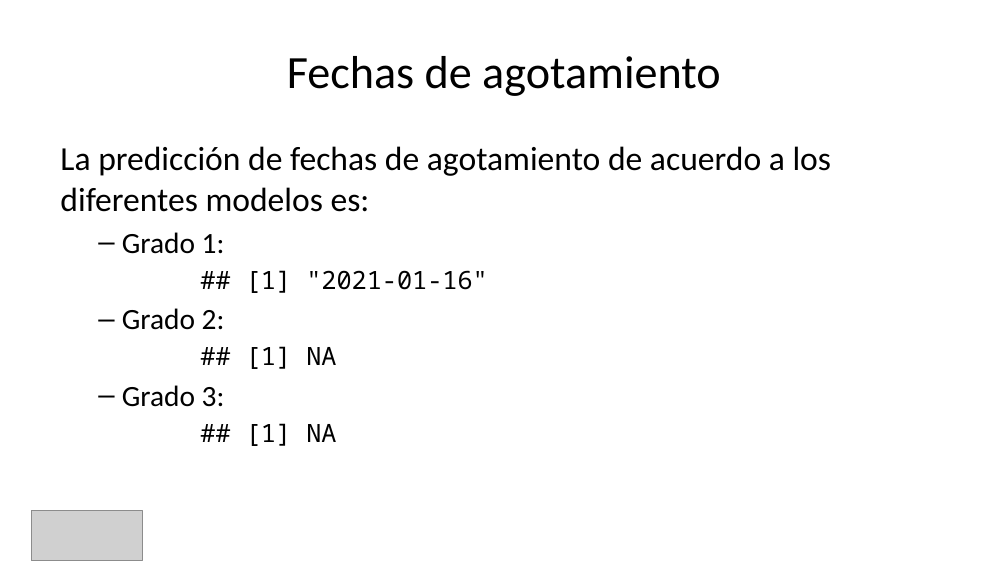
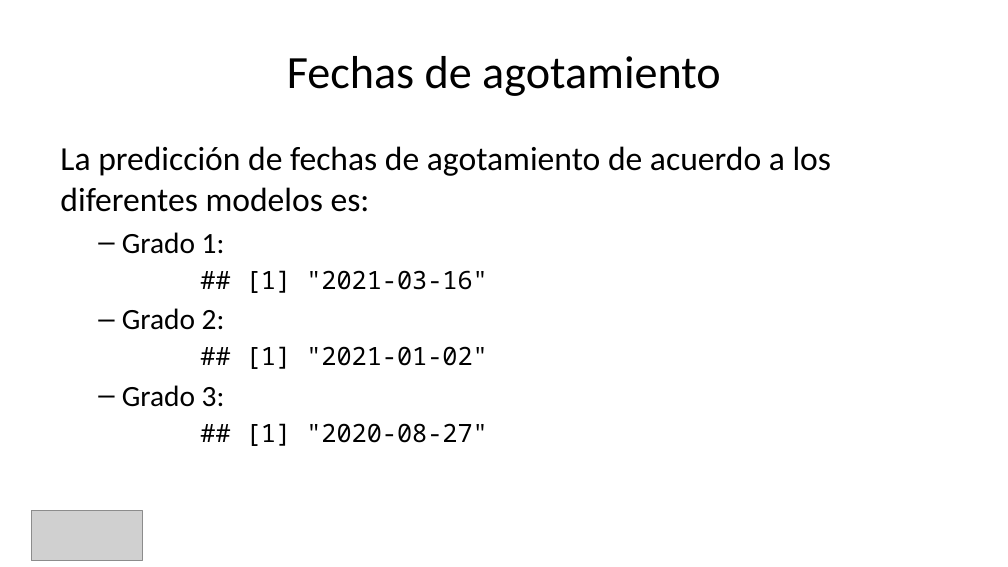
Before and after one commit to cm2c-internet-measurements/internet-data-models-and-viz, a slide deck: slide 9 of lacnic-ipv4-fase3-model/LACNIC_IPv4_F3_Report_v3.pptx. Drawn at 1008x567 pixels with LibreOffice and Linux fonts; fonts in the diff are those of the drawing; grey boxes stand for pictures; background and template pictures are left out. Boxes give left, top, right and bottom in pixels: in the first picture for what was removed or moved away, otherwise in the second. Text is boxed around its words. In the diff, an @@ line names an element or a change of style, - is before the commit and + after.

```diff
--- a/lacnic-ipv4-fase3-model/LACNIC_IPv4_F3_Report_v3.pptx
+++ b/lacnic-ipv4-fase3-model/LACNIC_IPv4_F3_Report_v3.pptx
@@ text at [246, 270, 487, 293]: text changed @@
-## [1] "2021-01-16"
+## [1] "2021-03-16"
@@ text at [246, 346, 487, 369]: text changed @@
-## [1] NA
+## [1] "2021-01-02"
@@ text at [246, 423, 487, 446]: text changed @@
-## [1] NA
+## [1] "2020-08-27"
```
Also in this commit, not shown: 2 other slides changed, 4 other files.
